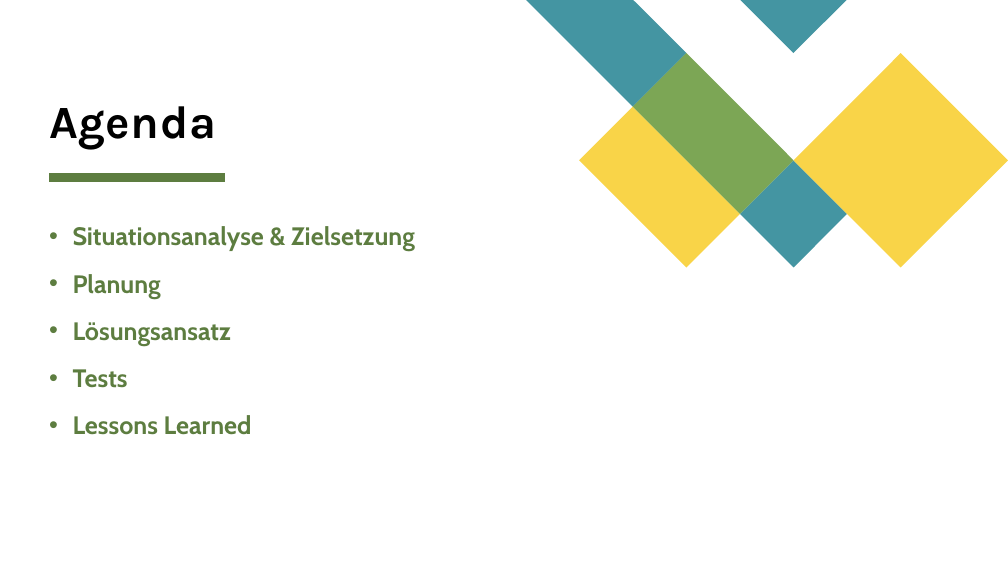
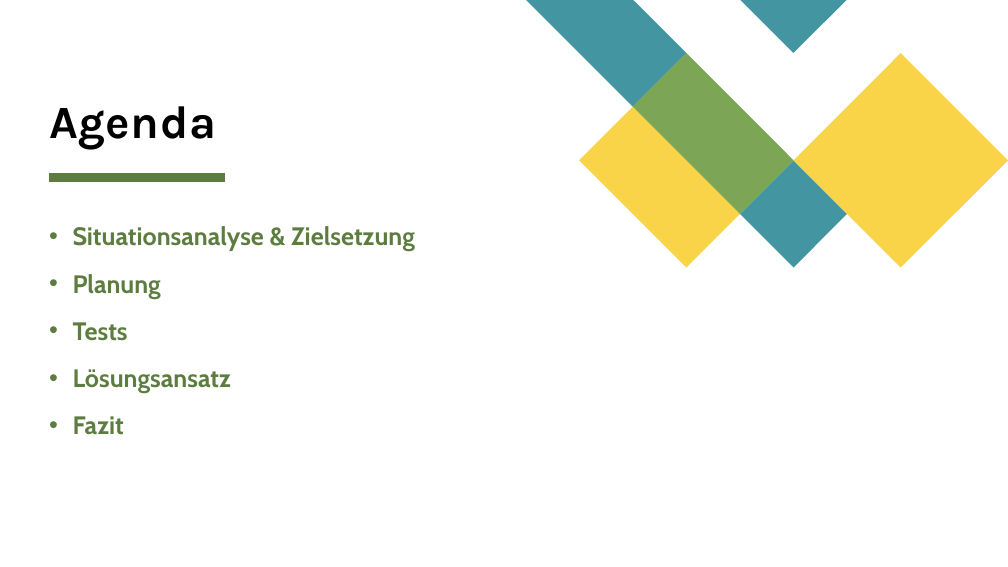
Before and after one commit to domirohner/wissensmanagement, a slide deck: slide 2 of doc/Wissensmanagement.pptx. Drawn at 1008x567 pixels with LibreOffice and Linux fonts; fonts in the diff are those of the drawing. Boxes give left, top, right and bottom in pixels: in the first picture for what was removed or moved away, otherwise in the second. Text is boxed around its words. In the diff, an @@ line names an element or a change of style, - is before the commit and + after.

```diff
--- a/doc/Wissensmanagement.pptx
+++ b/doc/Wissensmanagement.pptx
@@ text at [73, 322, 128, 341]: paragraph added @@
+• Tests
@@ text at [73, 416, 124, 435]: text changed @@
-• Tests
-• Lessons Learned
+• Fazit
```
Also in this commit, not shown: 4 other slides changed.
